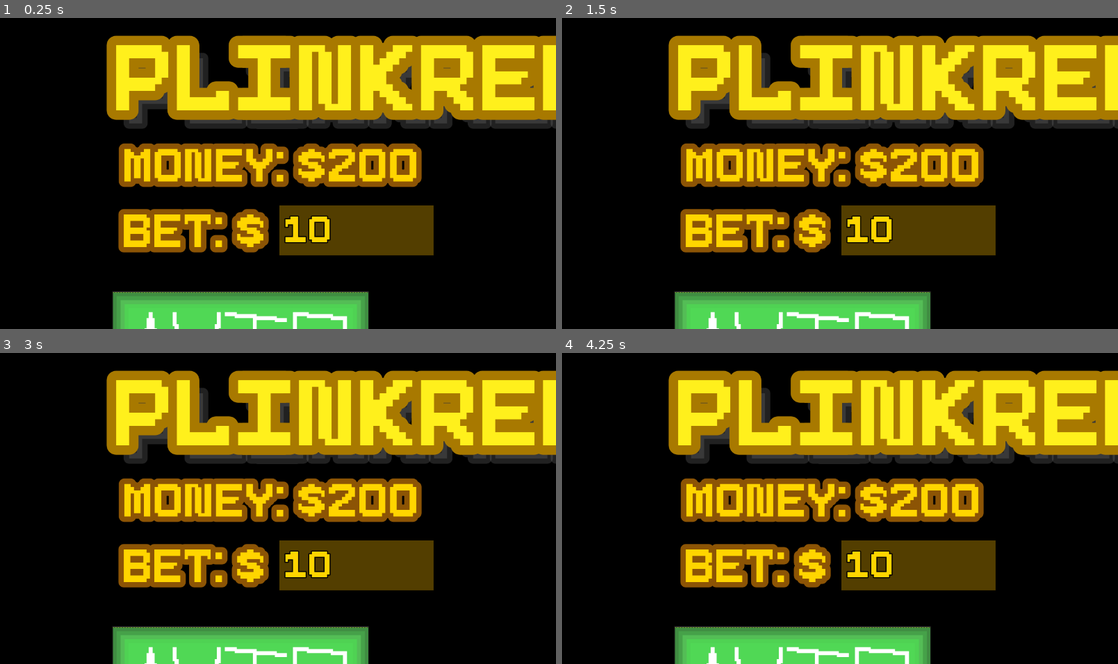
Above: before the commit, frames 1-4 (two rows, left to right).
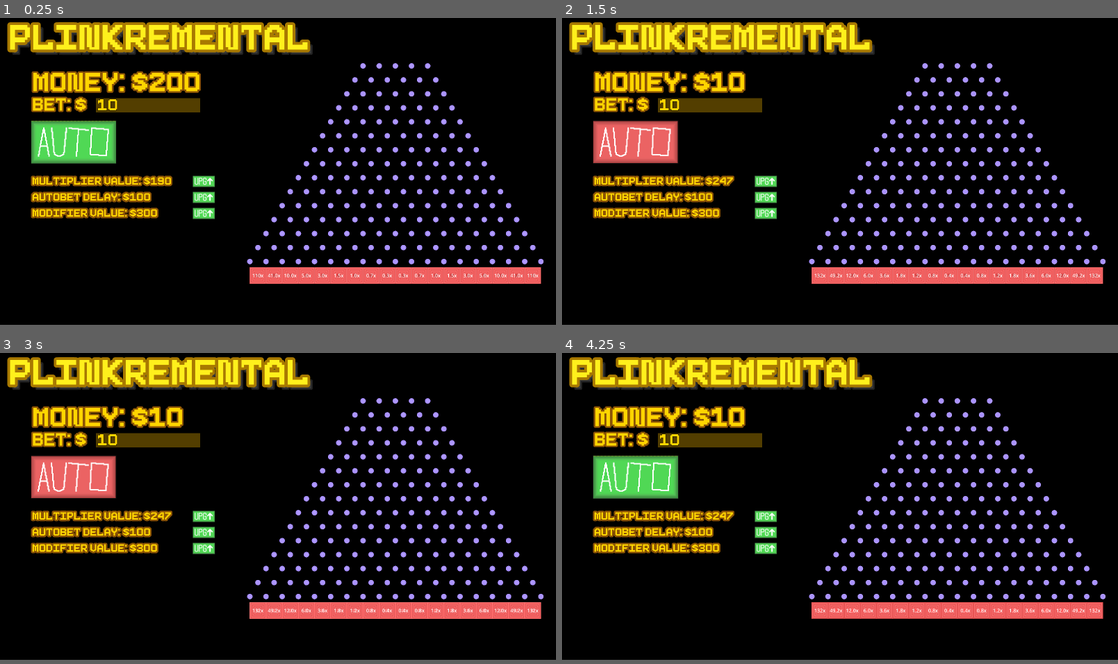
Above: after the commit, the same moments.

Repository: Th3Catalyst/Plinkremental
Game: Godot game, scene res://main.tscn
Two runs of this game, one before a commit and one after it. Both use one fixed random seed, a clock stepped at 60 frames per second and the inputs below.
Inputs (mouse positions are in pixels of both pictures, inside the frame that each line leads up to):
- Up to frame 1 (0.25 s): no input
- Up to frame 2 (1.5 s): click (634, 142) at 0.52 s; click (767, 182) at 1.27 s
- Up to frame 3 (3 s): click (205, 533) at 2.02 s; click (205, 552) at 2.77 s
- Up to frame 4 (4.25 s): click (634, 477) at 3.52 s
In our replay, the window is 800x450 before the commit and 800x444 after it. These sizes can differ from the game's own. Grey fills any space a smaller window leaves; there, only what the larger window draws over its background counts as a difference.

The runs differ from the first frame. In frame 1, 56% of the frame differs, in the area x 1-100%, y 1-100%; in frame 2, 56%; in frame 3, 56%; in frame 4, 56%.

Commit message:
upgrades: multipliers, cooldown, modifier | new layout/look | ball modifier integration

Diff:
--- a/main.tscn
+++ b/main.tscn
@@ -8,7 +8,7 @@
 
 [sub_resource type="LabelSettings" id="LabelSettings_ig7tw"]
 font = ExtResource("2_1bvp3")
-font_size = 300
+font_size = 400
 font_color = Color(1, 0.94066674, 0.110000014, 1)
 outline_size = 87
 outline_color = Color(0.66, 0.47300005, 0, 1)
@@ -16,9 +16,16 @@
 shadow_color = Color(0.46, 0.46, 0.46, 0.28235295)
 shadow_offset = Vector2(30, 30)
 
+[sub_resource type="LabelSettings" id="LabelSettings_lquwl"]
+font = ExtResource("2_1bvp3")
+font_size = 300
+font_color = Color(1, 0.8352941, 0, 1)
+outline_size = 50
+outline_color = Color(0.54901963, 0.32941177, 0.023529412, 1)
+
 [sub_resource type="LabelSettings" id="LabelSettings_0xm2m"]
 font = ExtResource("2_1bvp3")
-font_size = 150
+font_size = 200
 font_color = Color(1, 0.8333334, 0, 1)
 outline_size = 50
 outline_color = Color(0.55, 0.33, 0.022000013, 1)
@@ -33,59 +40,48 @@
 script = ExtResource("2_h2yge")
 
 [node name="ColorRect" type="ColorRect" parent="." unique_id=388751629]
-offset_right = 3989.0
-offset_bottom = 1994.0
+offset_right = 4500.0
+offset_bottom = 2500.0
 color = Color(0, 0, 0, 1)
 
 [node name="TitleText" type="Label" parent="." unique_id=255507853]
-offset_left = 257.0
+offset_left = 68.0
 offset_top = 60.0
-offset_right = 2083.0
+offset_right = 2502.0
 offset_bottom = 333.0
 text = "Plinkremental"
 label_settings = SubResource("LabelSettings_ig7tw")
 
-[node name="SpaceText" type="Label" parent="." unique_id=1144168880]
-visible = false
-offset_left = 2300.0
-offset_top = 220.0
-offset_right = 3900.0
-offset_bottom = 306.0
-scale = Vector2(0.8, 0.8)
-text = "Press SPACE to drop a ball"
-label_settings = SubResource("LabelSettings_0xm2m")
-horizontal_alignment = 1
-
 [node name="MoneyText" type="Label" parent="." unique_id=1351034708]
-offset_left = 281.0
-offset_top = 302.0
-offset_right = 1281.0
-offset_bottom = 398.0
+offset_left = 259.0
+offset_top = 450.0
+offset_right = 1624.0
+offset_bottom = 622.0
 text = "Money: $200"
-label_settings = SubResource("LabelSettings_0xm2m")
+label_settings = SubResource("LabelSettings_lquwl")
 script = ExtResource("2_0xm2m")
 
 [node name="BetText" type="Label" parent="." unique_id=490760905]
-offset_left = 280.0
-offset_top = 453.0
-offset_right = 629.0
-offset_bottom = 549.0
+offset_left = 259.0
+offset_top = 658.0
+offset_right = 701.0
+offset_bottom = 773.0
 text = "Bet: $"
 label_settings = SubResource("LabelSettings_0xm2m")
 
 [node name="BetInput" type="LineEdit" parent="." unique_id=1475456753]
-offset_left = 653.0
-offset_top = 435.0
-offset_right = 998.0
-offset_bottom = 550.0
+offset_left = 786.0
+offset_top = 661.0
+offset_right = 1621.0
+offset_bottom = 776.0
 theme_override_colors/font_color = Color(1, 0.8333334, 0, 1)
 theme_override_constants/outline_size = 9
 theme_override_fonts/font = ExtResource("2_1bvp3")
-theme_override_font_sizes/font_size = 117
+theme_override_font_sizes/font_size = 180
 theme_override_styles/normal = SubResource("StyleBoxFlat_1bvp3")
 text = "10"
 script = ExtResource("3_h2yge")
 
 [node name="Autobet" parent="." unique_id=1550706414 instance=ExtResource("5_lquwl")]
-position = Vector2(554, 782)
-scale = Vector2(0.6, 0.6)
+position = Vector2(596.0001, 1016.99994)
+scale = Vector2(0.7, 0.7)
--- a/project.godot
+++ b/project.godot
@@ -20,8 +20,9 @@
 
 [display]
 
-window/size/viewport_width=1280
-window/size/viewport_height=720
+window/size/viewport_width=4500
+window/size/viewport_height=2500
+window/size/resizable=false
 window/stretch/mode="viewport"
 
 [physics]
--- /dev/null
+++ b/res/mainTextStyle.tres
@@ -0,0 +1,10 @@
+[gd_resource type="LabelSettings" format=3 uid="uid://bg62elencgedh"]
+
+[ext_resource type="FontFile" uid="uid://xr7a3wt2pgur" path="res://res/8bitFONT.ttf" id="1_3e0ri"]
+
+[resource]
+font = ExtResource("1_3e0ri")
+font_size = 120
+font_color = Color(1, 0.8333334, 0, 1)
+outline_size = 50
+outline_color = Color(0.55, 0.33, 0.022000013, 1)
--- /dev/null
+++ b/res/modTextStyle.tres
@@ -0,0 +1,7 @@
+[gd_resource type="LabelSettings" format=3 uid="uid://dy8cqkftrtcr0"]
+
+[resource]
+font_size = 70
+font_color = Color(0.7866744, 0.5965383, 3.85046e-07, 1)
+outline_size = 6
+outline_color = Color(0, 0, 0, 1)
--- a/scenes/ball.tscn
+++ b/scenes/ball.tscn
@@ -6,10 +6,10 @@
 
 [sub_resource type="PhysicsMaterial" id="PhysicsMaterial_7s4qf"]
 friction = 0.34
-bounce = 0.46
+bounce = 0.43
 
 [sub_resource type="CircleShape2D" id="CircleShape2D_7s4qf"]
-radius = 22.0
+radius = 22.2
 
 [sub_resource type="ShaderMaterial" id="ShaderMaterial_f7cbr"]
 shader = ExtResource("1_cxlvu")
--- a/scenes/bin.tscn
+++ b/scenes/bin.tscn
@@ -34,18 +34,16 @@
 }]
 
 [sub_resource type="RectangleShape2D" id="RectangleShape2D_688sc"]
-size = Vector2(120, 120)
+size = Vector2(134, 132)
 
-[sub_resource type="LabelSettings" id="LabelSettings_688sc"]
+[sub_resource type="LabelSettings" id="LabelSettings_kk33v"]
 font_size = 40
-outline_size = 6
-outline_color = Color(0, 0, 0, 1)
 
 [node name="Bin" type="Node2D" unique_id=1611739356]
 metadata/multiplier = 0.0
 
 [node name="AnimatedSprite2D" type="AnimatedSprite2D" parent="." unique_id=1529475698]
-scale = Vector2(3.75, 3.75)
+scale = Vector2(4.1875, 4.1875005)
 sprite_frames = SubResource("SpriteFrames_tx5bq")
 autoplay = "default"
 frame_progress = 0.9931166
@@ -66,7 +64,7 @@
 offset_right = 58.0
 offset_bottom = 59.0
 text = "100"
-label_settings = SubResource("LabelSettings_688sc")
+label_settings = SubResource("LabelSettings_kk33v")
 horizontal_alignment = 1
 vertical_alignment = 1
 
--- a/scripts/button.gd
+++ b/scripts/button.gd
@@ -2,12 +2,11 @@
 
 var auto: bool = false
 var counter: int = 0
-# Called when the node enters the scene tree for the first time.
+
 func _ready() -> void:
 	$".".pressed.connect(_button_pressed)
 
 
-# Called every frame. 'delta' is the elapsed time since the previous frame.
 func _button_pressed() -> void:
 	auto = not auto
 	if auto:
@@ -17,6 +16,6 @@
 
 func _process(delta: float) -> void:
 	counter += 1
-	if auto and not counter % 100:
+	if auto and not counter % Game.delay:
 		counter = 0
 		Game.drop.emit()
--- a/scripts/createBoard.gd
+++ b/scripts/createBoard.gd
@@ -1,6 +1,6 @@
 extends Node2D
 
-var mult_vals: Array[float] = [110,41,10,5,3,1.5,1,0.7,0.3,0.3,0.7,1,1.5,3,5,10,41,110]
+
 
 func _ready() -> void:
 	# Pegs
@@ -19,16 +19,41 @@
 	for i in range(Game.rows+3):
 		var bin = Game.bin_scene.instantiate()
 		add_child(bin)
-		bin.set_meta("multiplier", mult_vals[i])
-		if mult_vals[i] < 1:
-			bin.get_child(1).get_child(1).text = str(mult_vals[i]) + "x"
+		Game.bins.push_front(bin)
+		bin.set_meta("multiplier", Game.mult_vals[i])
+		if Game.mult_vals[i] < 100:
+			bin.get_child(1).get_child(1).text = str(round(Game.mult_vals[i]*10)/10) + "x"
 		else:
-			bin.get_child(1).get_child(1).text = str(int(mult_vals[i])) + "x"
+			bin.get_child(1).get_child(1).text = str(int(Game.mult_vals[i])) + "x"
 		bin.position = Vector2(
 			Game.center-((Game.rows+2)/2)*Game.spacing_h + Game.spacing_h*i,
 			Game.top+Game.height
 		)
 
-func _input(_event: InputEvent) -> void:
-	if Input.is_key_pressed(KEY_SPACE):
-		$SpaceText.visible = false
+	# Upgrades
+	var label_y: int = 1300
+	for upgrade_key in Game.upgrades:
+		var value: Dictionary = Game.upgrades[upgrade_key]
+
+		var upgrade_label: Label = Label.new()
+		upgrade_label.text = upgrade_key + ": $" + str(value["cost"])
+		upgrade_label.position = Vector2(259, label_y)
+		upgrade_label.label_settings = load("res://res/mainTextStyle.tres")
+		add_child(upgrade_label)
+
+		var upgrade_button: Button = Button.new()
+
+		var button_press: Callable = func():
+			if Game.money >= value["cost"]:
+				Game.money -= value["cost"]
+				value["cost"] = int(value["cost"] * 1.3)
+				upgrade_label.text = upgrade_key + ": $" + str(value["cost"])
+				value["effect"].call()
+
+		upgrade_button.icon = load("res://res/upgradeOn.png")
+		upgrade_button.position = Vector2(1559, label_y - 10)
+		upgrade_button.scale *= 0.25
+		upgrade_button.pressed.connect(button_press)
+		add_child(upgrade_button)
+
+		label_y += 130
--- a/scripts/dropBall.gd
+++ b/scripts/dropBall.gd
@@ -7,17 +7,31 @@
 	var bet: float = round(float($".".text)*100)/100
 	if Game.money >= bet:
 		var ball: Node2D = Game.ball_scene.instantiate()
-		var ball_value_mod: float = Game.ball_costs[floor(randfn(1.8, 0.6))]
-		var ball_value: float = bet + ball_value_mod/2
+		var ball_value_mod: float = Game.ball_mods[floor(abs(randfn(0, Game.mod_deviation)))]
+		var ball_value: float = bet + ball_value_mod
+		var ball_position: Vector2 = Vector2(randfn(Game.center, Game.spacing_h*0.3), Game.top-70)
 
-		print("ball_value_mod: ", ball_value_mod)
-		print("bet: ", bet)
-		print("ball_value: ", ball_value)
+		if ball_value_mod != 0:
+			var mod_label: Label = Label.new()
+			mod_label.text = "+" + str(ball_value_mod)
+			mod_label.label_settings = load("res://res/modTextStyle.tres")
+			mod_label.position = ball_position + Vector2(0, -90)
+			$".".get_parent().add_child(mod_label)
+
+			var mod_death_timer: Timer = Timer.new()
+			mod_death_timer.wait_time = 1.0
+			mod_death_timer.timeout.connect(func():
+				mod_label.queue_free()
+				mod_death_timer.queue_free()
+			)
+			add_child(mod_death_timer)
+			mod_death_timer.start()
 
 		ball.set_meta("Value", ball_value)
 		Game.money -= bet
 		$".".get_parent().add_child(ball)
-		ball.position = Vector2(randfn(Game.center, Game.spacing_h*0.3), Game.top-70)
+		ball.position = ball_position
 		for child in ball.get_child(0).get_children():
-			if type_string(typeof(child)) == "Node2D":
-				child.scale *= Game.spacing_h/100
+			print(type_string(typeof(child)))
+			if str(child.name)[-2] == "2":
+				child.scale *= Game.spacing_h/110
--- a/scripts/game.gd
+++ b/scripts/game.gd
@@ -4,9 +4,9 @@
 var ball_scene: PackedScene = preload("res://scenes/ball.tscn")
 var bin_scene: PackedScene = preload("res://scenes/bin.tscn")
 
-var height: float = 1500.0
+var height: float = 1700.0
 var rows: float = 15.0
-var center: float = 2900.0
+var center: float = 3200.0
 var top: float = 400.0
 var spacing_v: float = height/rows
 var spacing_h: float = spacing_v/sqrt(0.75)
@@ -15,8 +15,50 @@
 signal drop
 var money: float = 200.0:
 	set = set_money
+var delay: int = 400 #frames
 
-var ball_costs: Array[float] = [1.0, 5.0, 10.0, 15.0, 20.0, 50.0, 100.0]
+var ball_mods: Array[float] = [0.0, 0.5, 1.0, 2.0, 5.0, 8.0, 10.0, 15.0, 25.0, 50.0]
+var mod_deviation: float = 1.0
+var mult_vals: Array[float] = [110,41,10,5,3,1.5,1,0.7,0.3,0.3,0.7,1,1.5,3,5,10,41,110]
+var bins: Array[Node2D] = []
+
+
+func upgrade_mults() -> void:
+	for i in range(mult_vals.size()):
+		var val: float = mult_vals[i]
+		var bin: Node2D = bins[i]
+		val += val * 0.2
+		mult_vals[i] = val
+
+		bin.set_meta("multiplier",val)
+		if val < 100:
+			bin.get_child(1).get_child(1).text = str(round(Game.mult_vals[i]*10)/10) + "x"
+		else:
+			bin.get_child(1).get_child(1).text = str(int(val)) + "x"
+
+func lower_cooldown() -> void:
+	delay *= 0.8
+
+func upgrade_mods() -> void:
+	for i in range(1, ball_mods.size()):
+		ball_mods[i] = round(ball_mods[i] * 1.3 * 10) / 10
+	mod_deviation += 0.4
+
+
+var upgrades: Dictionary[String,Dictionary] = {
+	"Multiplier Value": {
+		"cost": 190,
+		"effect": upgrade_mults
+	},
+	"Autobet Delay": {
+		"cost": 100,
+		"effect": lower_cooldown
+	},
+	"Modifier Value": {
+		"cost": 300,
+		"effect": upgrade_mods
+	}
+}
 
 func set_money(new_money: float) -> void:
 	money = round(new_money*100)/100
--- a/scripts/setLabel.gd
+++ b/scripts/setLabel.gd
@@ -2,7 +2,7 @@
 
 
 func set_label(money: float) -> void:
-	$".".text = "Money: %s " % [money]
+	$".".text = "Money: $%s " % [int(money)]
 
 func _ready() -> void:
 	Game.connect("label_change", set_label)
Binary file added: res/upgradeOff.png
Not shown, added: res/upgradeOff.png.import
Binary file added: res/upgradeOn.png
Not shown, added: res/upgradeOn.png.import
